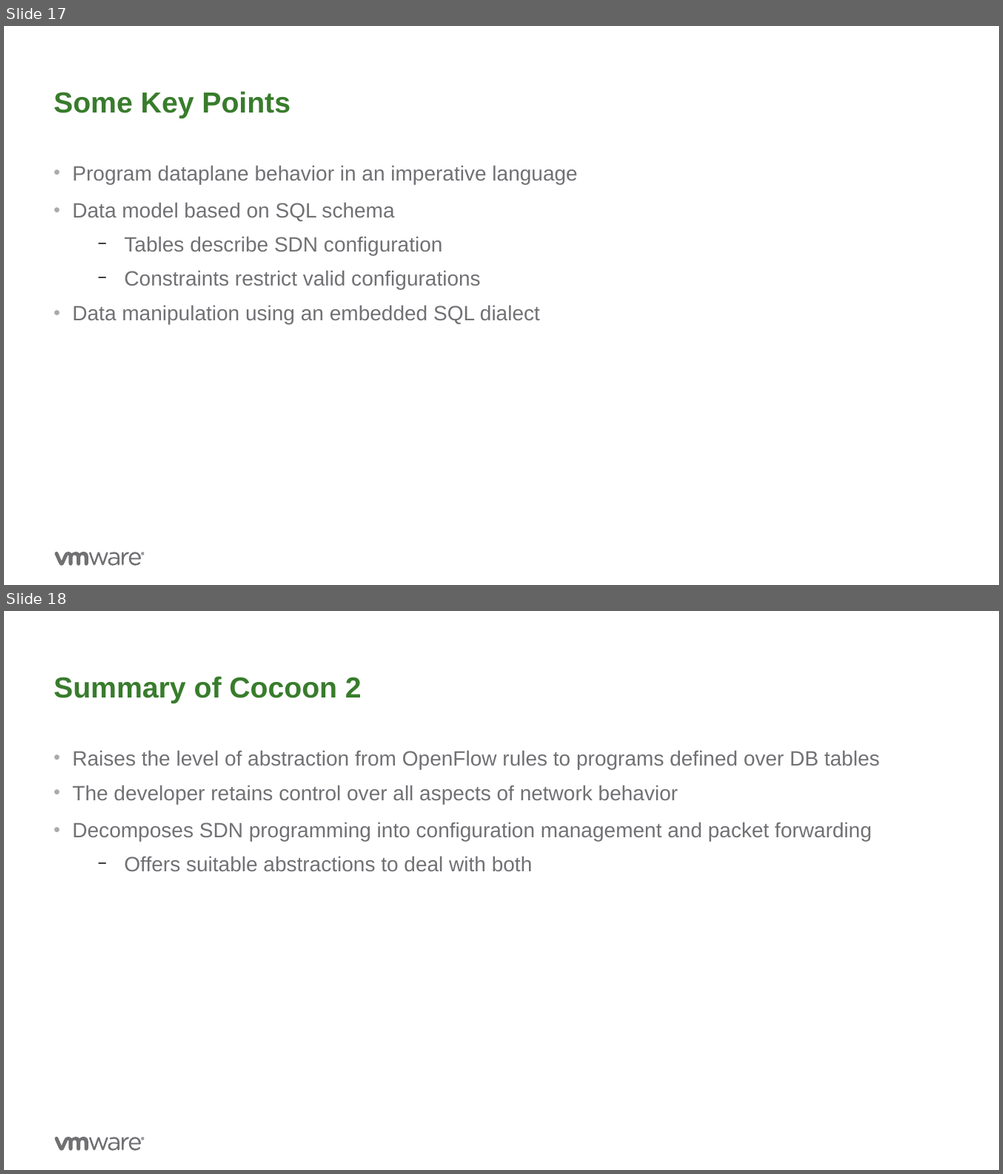
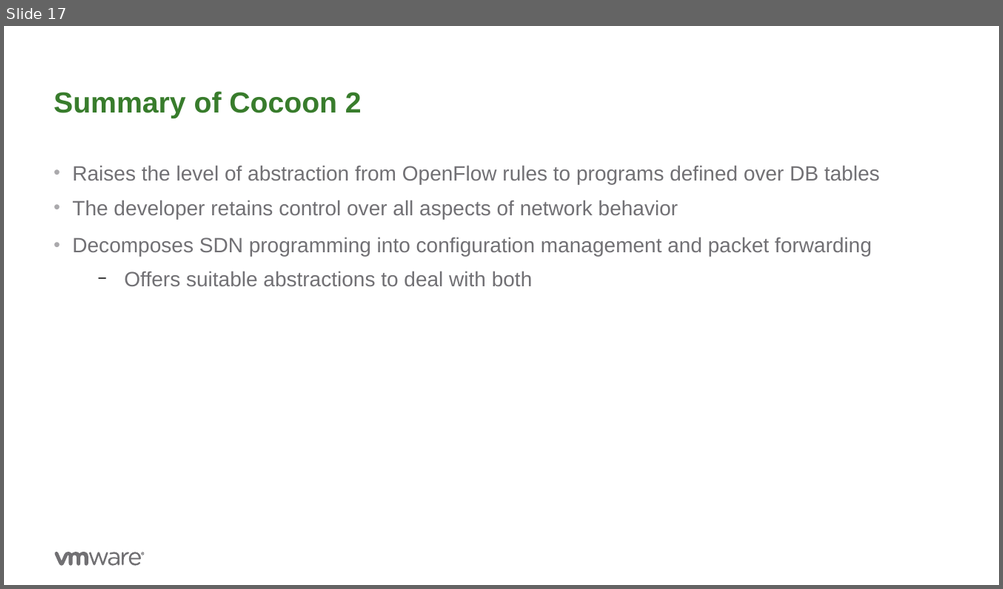
Before and after one commit to ryzhyk/cocoon, a slide deck: doc/wnv17/cocoon.odp. Shown one above the other, each under a label of ours: slides 17 and 18 before the commit, slide 17 after it. The pictures are 1003x1174 and 1003x589 pixels, drawn with LibreOffice and Linux fonts; fonts in the diff are those of the drawing; background and template pictures are left out. Boxes give left, top, right and bottom in pixels: in the first picture for what was removed or moved away, otherwise in the second. Text is boxed around its words. In the diff, an @@ line names an element or a change of style, - is before the commit and + after.

```diff
--- a/doc/wnv17/cocoon.odp
+++ b/doc/wnv17/cocoon.odp
@@ slide 17 removed at [4,26,999,585], background #FFFFFF; not listed: 7 template elements that a slide beside it also shows @@
@@ title removed at [54,91,290,118] @@
-Some Key Points
@@ text removed at [72,165,577,324] @@
-• Program dataplane behavior in an imperative language
-• Data model based on SQL schema
-  − Tables describe SDN configuration
-  − Constraints restrict valid configurations
-• Data manipulation using an embedded SQL dialect
@@ page number removed at [950,554,987,565] @@
-17
@@ what was slide 18 is now slide 17 @@
```
Also in this commit, not shown: 6 slides changed.
